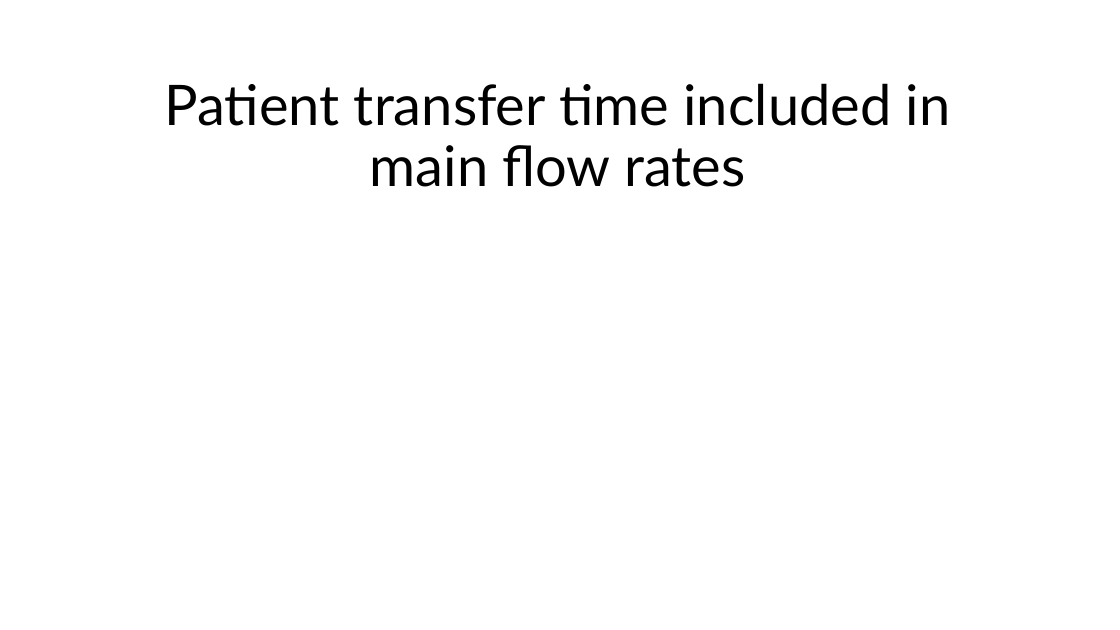
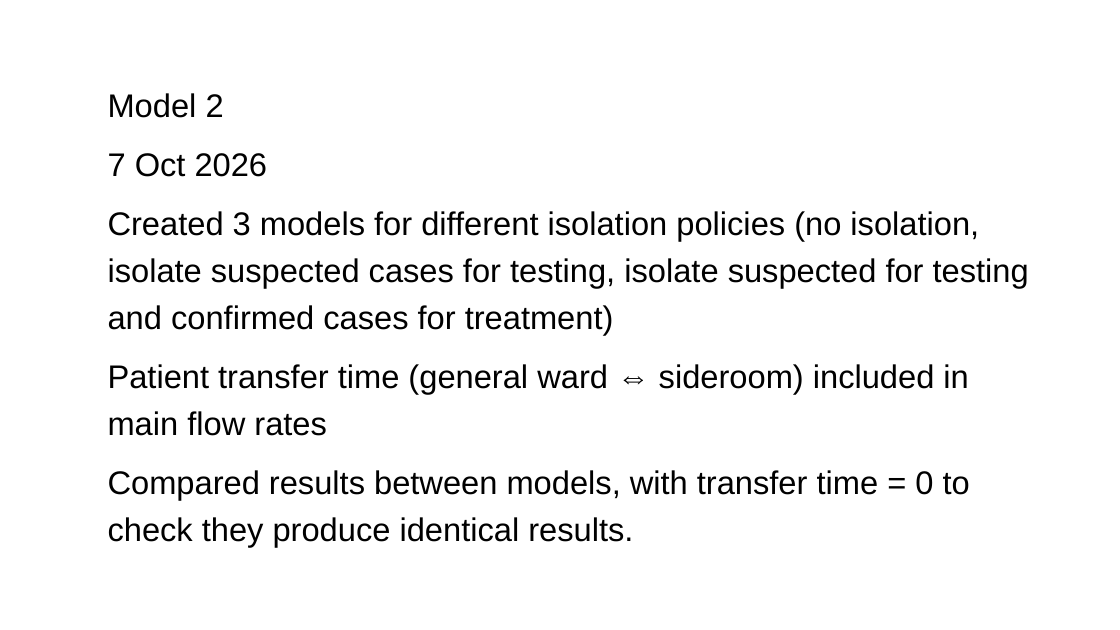
Before and after one commit to LFell/R_Cdiff_Model, a slide deck: slide 6 of Images/261014 Model diagrams with patient transfer.pptx (slide 1 before the commit). Drawn at 1120x630 pixels with LibreOffice and Linux fonts; fonts in the diff are those of the drawing. Boxes give left, top, right and bottom in pixels: in the first picture for what was removed or moved away, otherwise in the second. Text is boxed around its words. In the diff, an @@ line names an element or a change of style, - is before the commit and + after.

```diff
--- a/Images/261014 Model diagrams with patient transfer.pptx
+++ b/Images/261014 Model diagrams with patient transfer.pptx
@@ subtitle at box(108, 93, 1029, 499): text changed; size 48 to 28 pt; font Lato to Arial @@
-Patient transfer time included in main flow rates
+Model 2
+7 Oct 2026
+Created 3 models for different isolation policies (no isolation, isolate suspected cases for testing, isolate suspected for testing and confirmed cases for treatment)
+Patient transfer time (general ward ⇔ sideroom) included in main flow rates
+Compared results between models, with transfer time = 0 to check they produce identical results.
```
Also in this commit, not shown: 4 other slides changed, 6 slides added, 13 other files.
